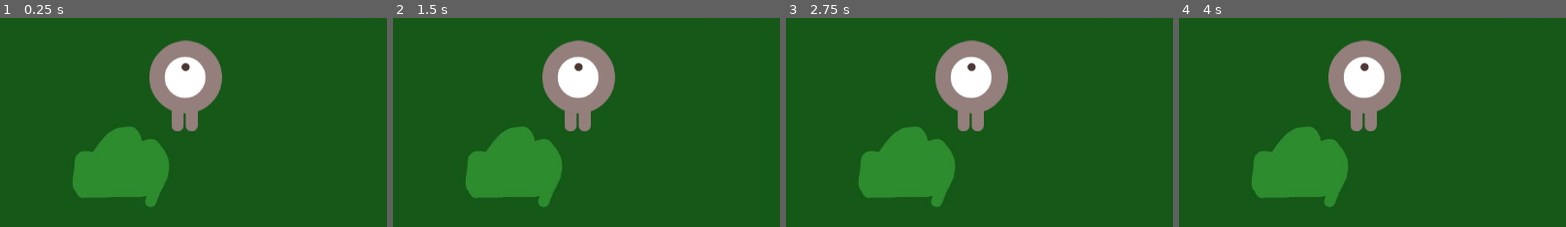
Above: before the commit, frames 1-4 (left to right).
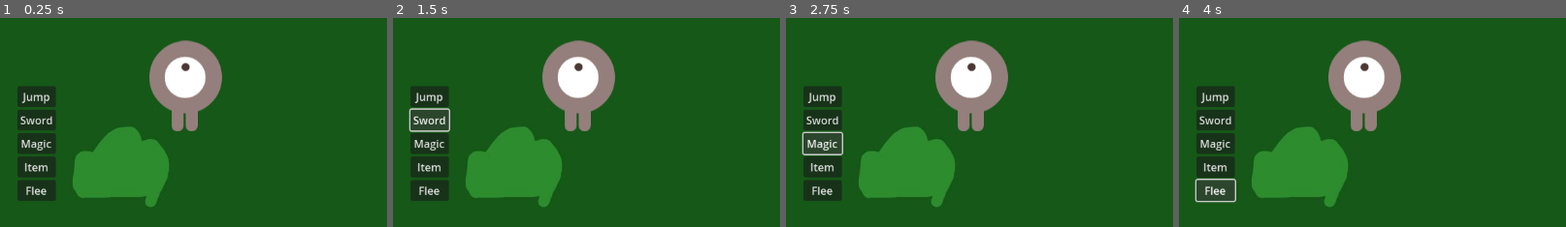
Above: after the commit, the same moments.

Repository: Odar-13/Puntformer
Game: Godot game, scene res://scenes/RPG/rpg_scene.tscn
Two runs of this game, one before a commit and one after it. Both use one fixed random seed, a clock stepped at 60 frames per second and the inputs below. This scene is started directly instead of the project's main scene.
Inputs (mouse positions are % of the whole screen's width and height, from its top left):
- Up to frame 1 (0.25 s): no input
- Up to frame 2 (1.5 s): click (5, 69) at 0.5 s, where only the run after the commit has a clickable "Jump"; click (5, 74) at 1.25 s, where only the run after the commit has a clickable "Sword"
- Up to frame 3 (2.75 s): click (5, 80) at 2 s, where only the run after the commit has a clickable "Magic"
- Up to frame 4 (4 s): click (5, 86) at 2.75 s, where only the run after the commit has a clickable "Item"; click (5, 91) at 3.5 s, where only the run after the commit has a clickable "Flee"
The pictures show only the part of the screen within x 0-50%, y 50-100%; the shares and areas given below are measured in that part.

The runs differ from the first frame. In frame 1, 4.7% of the frame differs, in the area x 4-15%, y 32-88%; in frame 2, 4.3%; in frame 3, 4.3%; in frame 4, 4.2%.
Error before the commit: Invalid type in function 'connect' in base 'Signal'. Cannot convert argument 1 from String to Callable. (res://scenes/RPG/v_box_container.gd:11)

Commit message:
Added selectable actions to new menu
Also removed the old menu, I'll have to add controller support later but getting in the actual commands is way more important

Diff:
--- a/scenes/RPG/rpg_scene.tscn
+++ b/scenes/RPG/rpg_scene.tscn
@@ -8,8 +8,7 @@
 [ext_resource type="Script" path="res://scripts/RPG/background_placeholder.gd" id="4_ufr6f"]
 [ext_resource type="Texture2D" uid="uid://b7b8q4bdj67gc" path="res://art/playerGrey_up1.png" id="5_c7wac"]
 [ext_resource type="PackedScene" uid="uid://bh6b84m6d7yqv" path="res://scenes/RPG/enemy.tscn" id="6_3oedg"]
-[ext_resource type="PackedScene" uid="uid://l722qow8i108" path="res://scripts/RPG/action_menu.tscn" id="6_b3tbw"]
-[ext_resource type="Script" path="res://scenes/RPG/v_box_container.gd" id="10_5ggrf"]
+[ext_resource type="PackedScene" uid="uid://kcf6abwmxcom" path="res://scripts/RPG/menu_test.tscn" id="10_usc2k"]
 
 [node name="RPGScene" type="Node2D"]
 script = ExtResource("1_nybo4")
@@ -26,7 +25,7 @@
 [node name="Sprite2D" type="Sprite2D" parent="Player"]
 texture = ExtResource("5_c7wac")
 
-[node name="Menu" parent="Player" instance=ExtResource("6_b3tbw")]
+[node name="Control2" parent="Player" instance=ExtResource("10_usc2k")]
 
 [node name="BattleHandler" type="Node2D" parent="."]
 script = ExtResource("3_3tdvk")
@@ -74,20 +73,3 @@
 
 [node name="Enemy" parent="." instance=ExtResource("6_3oedg")]
 position = Vector2(1662, 1174)
-
-[node name="Control" type="Control" parent="."]
-layout_mode = 3
-anchors_preset = 0
-offset_right = 40.0
-offset_bottom = 40.0
-
-[node name="VBoxContainer" type="VBoxContainer" parent="Control"]
-layout_mode = 0
-offset_left = 367.0
-offset_top = 246.0
-offset_right = 610.0
-offset_bottom = 468.0
-script = ExtResource("10_5ggrf")
-button_array = Array[String](["die", "cry", "uhhh"])
-
-[connection signal="actioned" from="Player/Menu" to="Player" method="_on_menu_actioned"]
--- a/scenes/RPG/v_box_container.gd
+++ /dev/null
@@ -1,12 +0,0 @@
-extends VBoxContainer
-
-signal buttonpressed(button_name)
-@export var button_array:Array[String]
-
-# Called when the node enters the scene tree for the first time.
-func _ready() -> void:
-	for name in button_array:
-		var button = Button.new()
-		button.text = name
-		button.pressed.connect("button_pressed", name)
-		add_child(button)
--- a/scripts/RPG/menu_test.gd
+++ b/scripts/RPG/menu_test.gd
@@ -1,21 +1,28 @@
 extends VBoxContainer
 
-@export var has_button_2: bool
+@export var can_jump: bool = true # Should never be disabled
+@export var can_sword: bool = true # False until unlocked
+@export var can_magic: bool = true # False until atleast one magic is unlocked
+@export var can_item: bool = true # Generally always on, unless theres a boss that denies items
+@export var can_flee: bool = true # Always on, except during bosses
 
-var new_button
-var newer_button
-var newest_button
+var Actions = [
+	{"enabled": can_jump, "text": "Jump"},
+	{"enabled": can_sword, "text": "Sword"},
+	{"enabled": can_magic, "text": "Magic"},
+	{"enabled": can_item, "text": "Item"},
+	{"enabled": can_flee, "text": "Flee"}
+]
 
 func _ready() -> void:
-	var new_button = Button.new()
-	new_button.text = "Button created!"
-	add_child(new_button)
+	position.x -= 250
+	for action in Actions:
+		if action["enabled"]:
+			var button = Button.new()
+			button.text = action["text"]
+			add_child(button)
+			button.connect("pressed", func(): _on_button_pressed(action["text"]))
 
-	if (has_button_2):
-		var newer_button = Button.new()
-		newer_button.text = "The COOLER button."
-		add_child(newer_button)
 
-	var newest_button = Button.new()
-	newest_button.text = "Cringe"
-	add_child(newest_button)
+func _on_button_pressed(button_text):
+	print("Button '%s' pressed!" % button_text)
--- a/scripts/RPG/menu_test.tscn
+++ b/scripts/RPG/menu_test.tscn
@@ -3,8 +3,4 @@
 [ext_resource type="Script" path="res://scripts/RPG/menu_test.gd" id="1_je2k7"]
 
 [node name="Control2" type="VBoxContainer"]
-offset_left = 219.0
-offset_top = 146.0
-offset_right = 259.0
-offset_bottom = 186.0
 script = ExtResource("1_je2k7")
--- a/scripts/RPG/player_actions.gd
+++ /dev/null
@@ -1,78 +0,0 @@
-class_name Menu extends VBoxContainer
-
-signal actioned(item: Control)
-
-@export var pointer : Node
-
-func _ready():
-	print("Player actions ran!")
-	get_viewport().gui_focus_changed.connect(_on_focus_changed)
-	configure_focus()
-
-# Overrides method,
-func _unhandled_input(event):
-	if not visible: return
-
-	get_viewport().set_input_as_handled()
-
-	var item = get_focused_item()
-	if is_instance_valid(item) and event.is_action_pressed("ui_accept"):
-		actioned.emit(item)
-
-# Not ALL children should be selectable
-func get_items() -> Array[Control]:
-	var items: Array[Control] = []
-	for child in get_children():
-		if not child is Control: continue
-		if "Heading" in child.name: continue
-		if "Divider" in child.name: continue
-		items.append(child)
-
-	return items
-
-# Iterate over any selectable items, set appropriate neighbors
-func configure_focus() -> void:
-	var items = get_items()
-	for i in items.size():
-		var item: Control = items[i]
-
-		item.focus_mode = Control.FOCUS_ALL
-
-		item.focus_neighbor_left = item.get_path()
-		item.focus_neighbor_right = item.get_path()
-
-		#MAYBE TODO: ADD THE ABILITY TO WRAP, PRESSING DOWN ON BOTTOM TAKES TO TOP
-		if i == 0:
-			item.focus_neighbor_top = item.get_path()
-			item.focus_previous = item.get_path()
-			item.grab_focus()
-		else:
-			item.focus_neighbor_top = items[i - 1].get_path()
-			item.focus_previous = items[i - 1].get_path()
-
-		if i == items.size() - 1:
-			item.focus_neighbor_bottom = item.get_path()
-			item.focus_next = item.get_path()
-		else:
-				item.focus_neighbor_bottom = items[i + 1].get_path()
-				item.focus_next = items[i + 1].get_path()
-
-func get_focused_item() -> Control:
-	var item = get_viewport().gui_get_focus_owner()
-	return item if item in get_children() else null
-
-func update_selection() -> void:
-	var item = get_focused_item()
-
-	# Sets pointer next to valid item
-	if is_instance_valid(item) and is_instance_valid(pointer) and visible:
-		pointer.global_position = Vector2(global_position.x - 50, item. global_position.y + item.size.y* 0.5)
-
-### Signals
-
-# Makes sure the control is part of the menu, then move pointer
-func _on_focus_changed(item: Control) -> void:
-	if not item: return
-	if not item in get_children(): return
-
-	update_selection()
Not shown: 1 places in scenes/RPG/rpg_scene.tscn that only renumber resources
